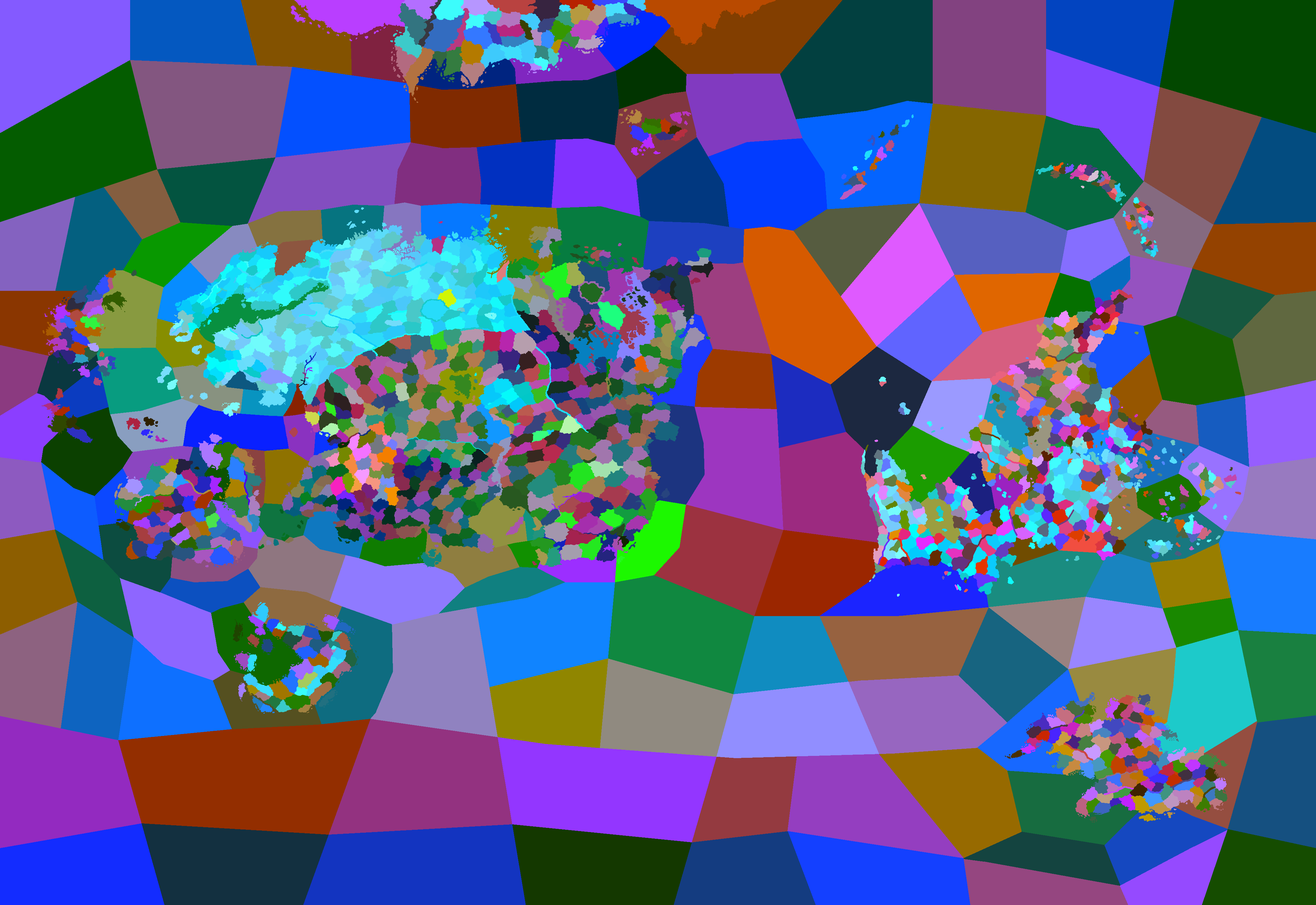
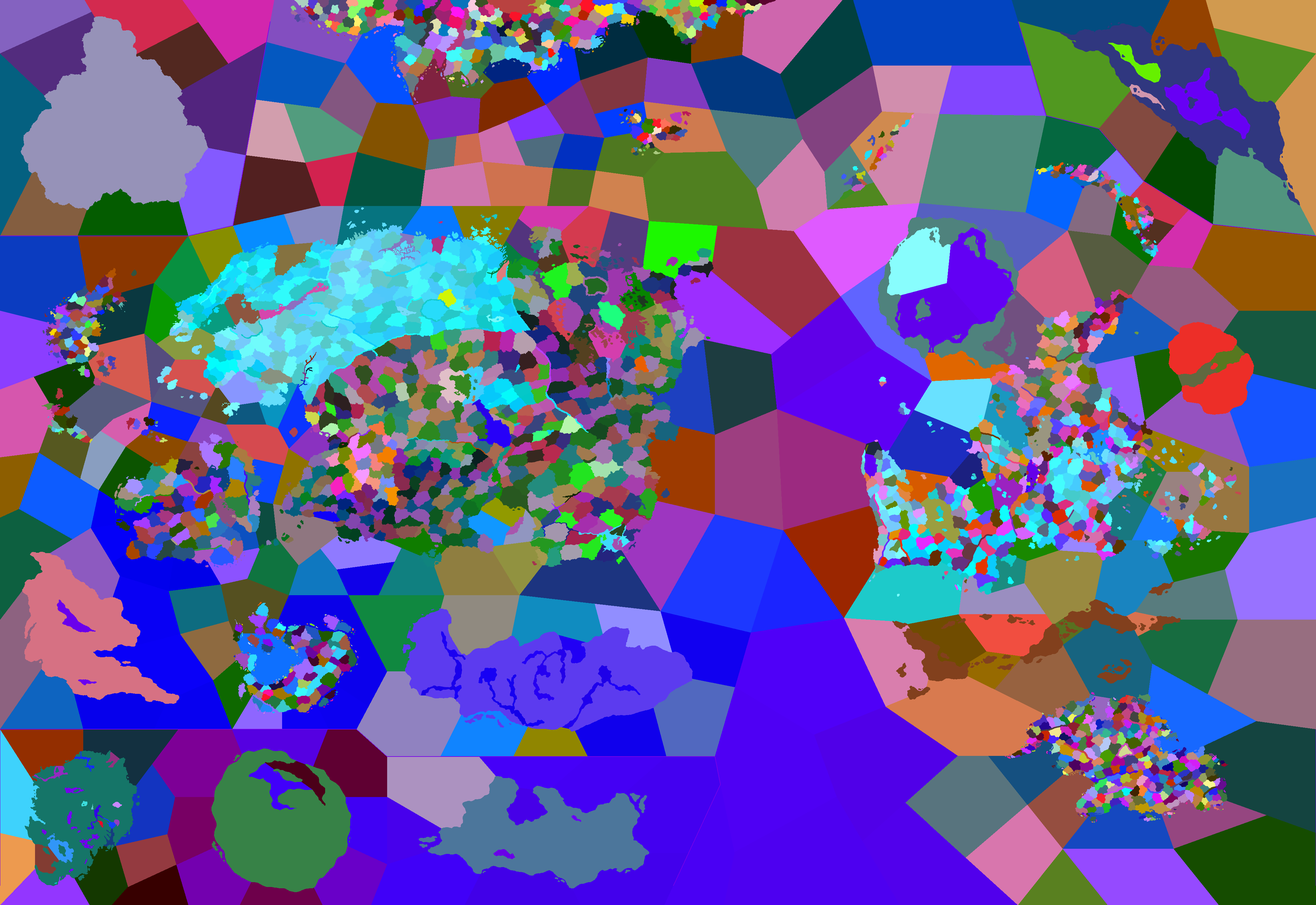
Layer changes from the first 1316x905 image to the second:
painted on "provinces.bmp" over [left=0, top=0, right=1316, bottom=905]
